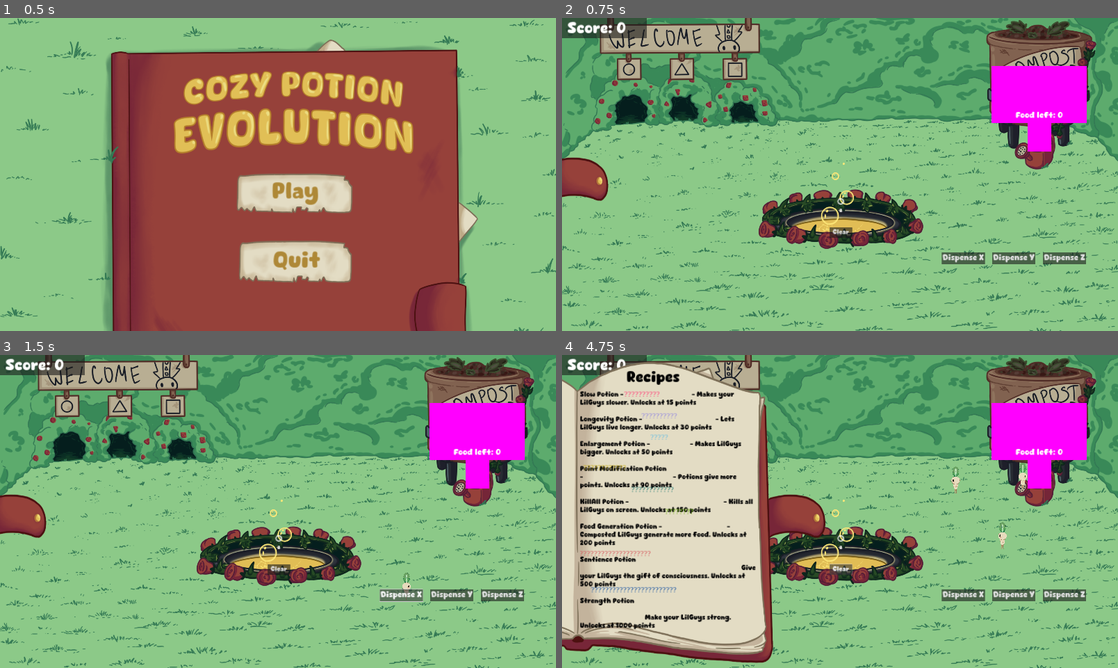
Above: before the commit, frames 1-4 (two rows, left to right).
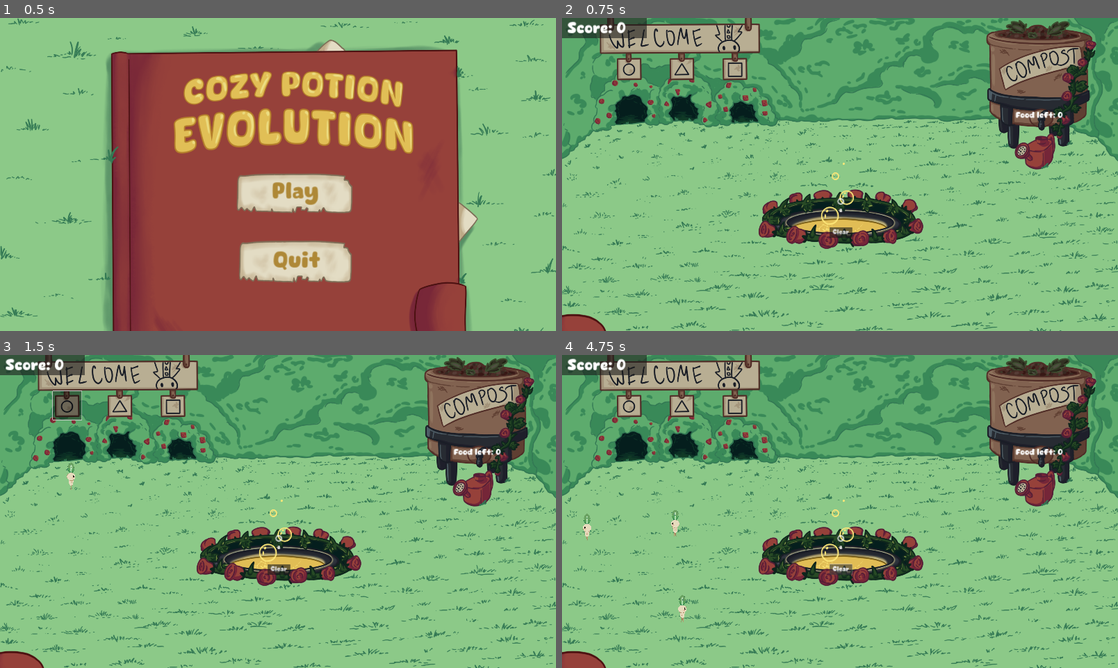
Above: after the commit, the same moments.

Repository: BoopEnthusiast/Cozy-Spring-Jam-2024
Game: Godot game, scene res://scenes/main_menu_screen.tscn
Same seed, same stepped clock (60 frames per second), same inputs: the game is played once before the commit and once after it. Sound files missing from this copy of the repository are replaced by a short silence.
Inputs (mouse positions are in pixels of both pictures, inside the frame that each line leads up to; where the layout moved, square brackets give the same spot in the first picture):
- Up to frame 1 (0.5 s): no input
- Up to frame 2 (0.75 s): click "Play" at 0.5 s
- Up to frame 3 (1.5 s): click (66, 405) [400, 596] at 1.25 s
- Up to frame 4 (4.75 s): click (684, 405) [1012, 596] at 2 s; click (734, 405) [1062, 596] at 2.75 s; click (578, 517) at 3.52 s; click "Clear" at 4.25 s

Frame 1 is identical in both runs. In frame 2, 5.7% of the frame differs, in the area x 0-95%, y 15-100%; in frame 3, 6.3%; in frame 4, 39%, in the area x 0-95%, y 2-100%.

Commit message:
dispensers moved

Diff:
--- a/resources/book_theme.tres
+++ b/resources/book_theme.tres
@@ -1,6 +1,6 @@
 [gd_resource type="Theme" load_steps=2 format=3 uid="uid://ieyvylo06sde"]
 
-[ext_resource type="FontFile" uid="uid://becbow7pkc0fe" path="res://resources/Xyz-Regular.otf" id="1_18aof"]
+[ext_resource type="FontFile" uid="uid://jks4wykxqnld" path="res://resources/Cute_Dino.otf" id="1_l01o1"]
 
 [resource]
-default_font = ExtResource("1_18aof")
+default_font = ExtResource("1_l01o1")
--- a/scenes/cauldron.tscn
+++ b/scenes/cauldron.tscn
@@ -14,6 +14,8 @@
 font_color = Color(0, 0, 0, 1)
 
 [node name="Cauldron" type="Area2D"]
+collision_layer = 2
+collision_mask = 2
 script = ExtResource("1_klcip")
 
 [node name="Collider" type="CollisionShape2D" parent="."]
--- a/scenes/compost.tscn
+++ b/scenes/compost.tscn
@@ -1,28 +1,23 @@
-[gd_scene load_steps=9 format=3 uid="uid://ducrtaqc51jlc"]
+[gd_scene load_steps=7 format=3 uid="uid://ducrtaqc51jlc"]
 
 [ext_resource type="Script" path="res://scripts/compost.gd" id="1_fn5uo"]
 [ext_resource type="FontFile" uid="uid://jks4wykxqnld" path="res://resources/Cute_Dino.otf" id="2_toddf"]
 [ext_resource type="Script" path="res://scripts/feedingstation.gd" id="2_vnd8t"]
 [ext_resource type="AudioStream" uid="uid://bej0u2vuuq85" path="res://resources/Music/Compost.wav" id="3_41780"]
 
-[sub_resource type="PlaceholderTexture2D" id="PlaceholderTexture2D_etpus"]
-
 [sub_resource type="RectangleShape2D" id="RectangleShape2D_4fj43"]
-size = Vector2(662, 398)
-
-[sub_resource type="PlaceholderTexture2D" id="PlaceholderTexture2D_cbyi6"]
+size = Vector2(662, 451)
 
 [sub_resource type="RectangleShape2D" id="RectangleShape2D_6smqx"]
-size = Vector2(162, 208.8)
+size = Vector2(260, 312.8)
 
 [node name="Compost" type="Area2D"]
+collision_layer = 2
+collision_mask = 2
 script = ExtResource("1_fn5uo")
 
-[node name="Sprite" type="Sprite2D" parent="."]
-scale = Vector2(658, 394)
-texture = SubResource("PlaceholderTexture2D_etpus")
-
 [node name="Collision" type="CollisionShape2D" parent="."]
+position = Vector2(0, -228.5)
 shape = SubResource("RectangleShape2D_4fj43")
 
 [node name="FoodLeft" type="Label" parent="."]
@@ -46,11 +41,8 @@
 position = Vector2(0, 292.6)
 script = ExtResource("2_vnd8t")
 
-[node name="Sprite" type="Sprite2D" parent="FeedingStation"]
-scale = Vector2(162, 208.8)
-texture = SubResource("PlaceholderTexture2D_cbyi6")
-
 [node name="Collider" type="CollisionShape2D" parent="FeedingStation"]
+position = Vector2(0, 52)
 shape = SubResource("RectangleShape2D_6smqx")
 
 [node name="AudioStreamPlayer" type="AudioStreamPlayer" parent="."]
--- a/scenes/dispenser.tscn
+++ b/scenes/dispenser.tscn
@@ -1,7 +1,12 @@
-[gd_scene load_steps=3 format=3 uid="uid://dgsjv8g5xuarf"]
+[gd_scene load_steps=5 format=3 uid="uid://dgsjv8g5xuarf"]
 
 [ext_resource type="Script" path="res://scripts/dispenser.gd" id="1_dragk"]
 [ext_resource type="FontFile" uid="uid://jks4wykxqnld" path="res://resources/Cute_Dino.otf" id="1_dxwe0"]
+
+[sub_resource type="StyleBoxEmpty" id="StyleBoxEmpty_mvadg"]
+
+[sub_resource type="StyleBoxFlat" id="StyleBoxFlat_oxkkm"]
+bg_color = Color(0, 0, 0, 0.411765)
 
 [node name="Dispenser" type="Button"]
 anchors_preset = 3
@@ -11,13 +16,16 @@
 anchor_bottom = 1.0
 offset_left = -3840.0
 offset_top = -2160.0
-offset_right = -3590.0
-offset_bottom = -2022.0
+offset_right = -3640.0
+offset_bottom = -1960.0
 grow_horizontal = 0
 grow_vertical = 0
 theme_override_fonts/font = ExtResource("1_dxwe0")
 theme_override_font_sizes/font_size = 55
-text = "Dispense"
+theme_override_styles/normal = SubResource("StyleBoxEmpty_mvadg")
+theme_override_styles/hover = SubResource("StyleBoxFlat_oxkkm")
+text = "
+"
 script = ExtResource("1_dragk")
 
 [connection signal="pressed" from="." to="." method="_on_pressed"]
--- a/scenes/main.tscn
+++ b/scenes/main.tscn
@@ -18,29 +18,30 @@
 [node name="Walls" parent="." instance=ExtResource("2_ovlks")]
 
 [node name="DispenserLayer" type="CanvasLayer" parent="."]
+layer = 2
 
 [node name="X" parent="DispenserLayer" instance=ExtResource("3_it24s")]
-offset_left = -1217.0
-offset_top = -543.0
-offset_right = -919.0
-offset_bottom = -459.0
-text = "Dispense X"
+offset_left = -3476.0
+offset_top = -1912.0
+offset_right = -3276.0
+offset_bottom = -1712.0
+text = ""
 gene = "X"
 
 [node name="Y" parent="DispenserLayer" instance=ExtResource("3_it24s")]
-offset_left = -867.0
-offset_top = -543.0
-offset_right = -570.0
-offset_bottom = -459.0
-text = "Dispense Y"
+offset_left = -3110.0
+offset_top = -1904.0
+offset_right = -2910.0
+offset_bottom = -1704.0
+text = ""
 gene = "Y"
 
 [node name="Z" parent="DispenserLayer" instance=ExtResource("3_it24s")]
-offset_left = -517.0
-offset_top = -543.0
-offset_right = -221.0
-offset_bottom = -459.0
-text = "Dispense Z"
+offset_left = -2746.0
+offset_top = -1904.0
+offset_right = -2546.0
+offset_bottom = -1704.0
+text = ""
 gene = "Z"
 
 [node name="PauseMenu" parent="." instance=ExtResource("6_g71jd")]
@@ -81,6 +82,8 @@
 [node name="RecipesScreen" type="CanvasLayer" parent="."]
 
 [node name="RecipeBackground" parent="RecipesScreen" instance=ExtResource("8_hntjs")]
+offset_top = -429.0
+offset_bottom = 2542.0
 
 [node name="AudioStreamPlayer" type="AudioStreamPlayer" parent="."]
 stream = ExtResource("10_fyh3d")
--- a/scenes/walls.tscn
+++ b/scenes/walls.tscn
@@ -113,10 +113,10 @@
 position = Vector2(1923, 1079)
 scale = Vector2(2.003, 2.003)
 sprite_frames = SubResource("SpriteFrames_xgw7u")
-frame_progress = 0.092829
+frame_progress = 0.808104
 
 [node name="Bushes" type="CollisionPolygon2D" parent="."]
 polygon = PackedVector2Array(-18, 1002, 219, 778, 321, 775, 375, 742, 3389, 680, 3556, 796, 3695, 832, 3775, 947, 3877, 1024, 3860, -17, -55, -49)
 
-[node name="CollisionPolygon2D" type="CollisionPolygon2D" parent="."]
+[node name="Cauldron" type="CollisionPolygon2D" parent="."]
 polygon = PackedVector2Array(1362, 1506, 1353, 1464, 1380, 1405, 1387, 1351, 1380, 1306, 1420, 1264, 1486, 1260, 1493,  …(821 unchanged characters)…
--- a/scripts/dispenser.gd
+++ b/scripts/dispenser.gd
@@ -8,6 +8,6 @@
 
 func _on_pressed():
 	var new_lil_guy = LIL_GUY.instantiate()
-	new_lil_guy.global_position = global_position + size / 2
+	new_lil_guy.global_position = global_position + (size / 2) + Vector2(0, 500)
 	new_lil_guy.genes.append(gene)
 	Singleton.main_node.add_child(new_lil_guy)
